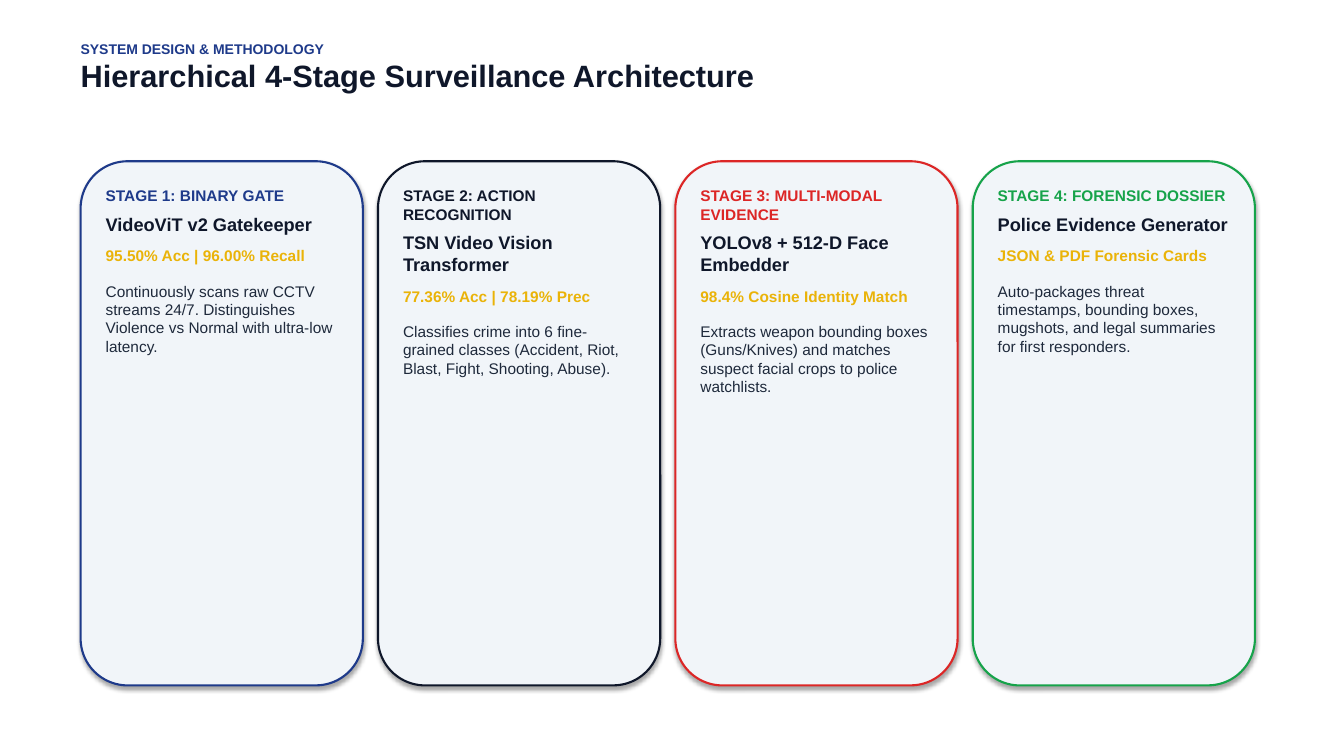
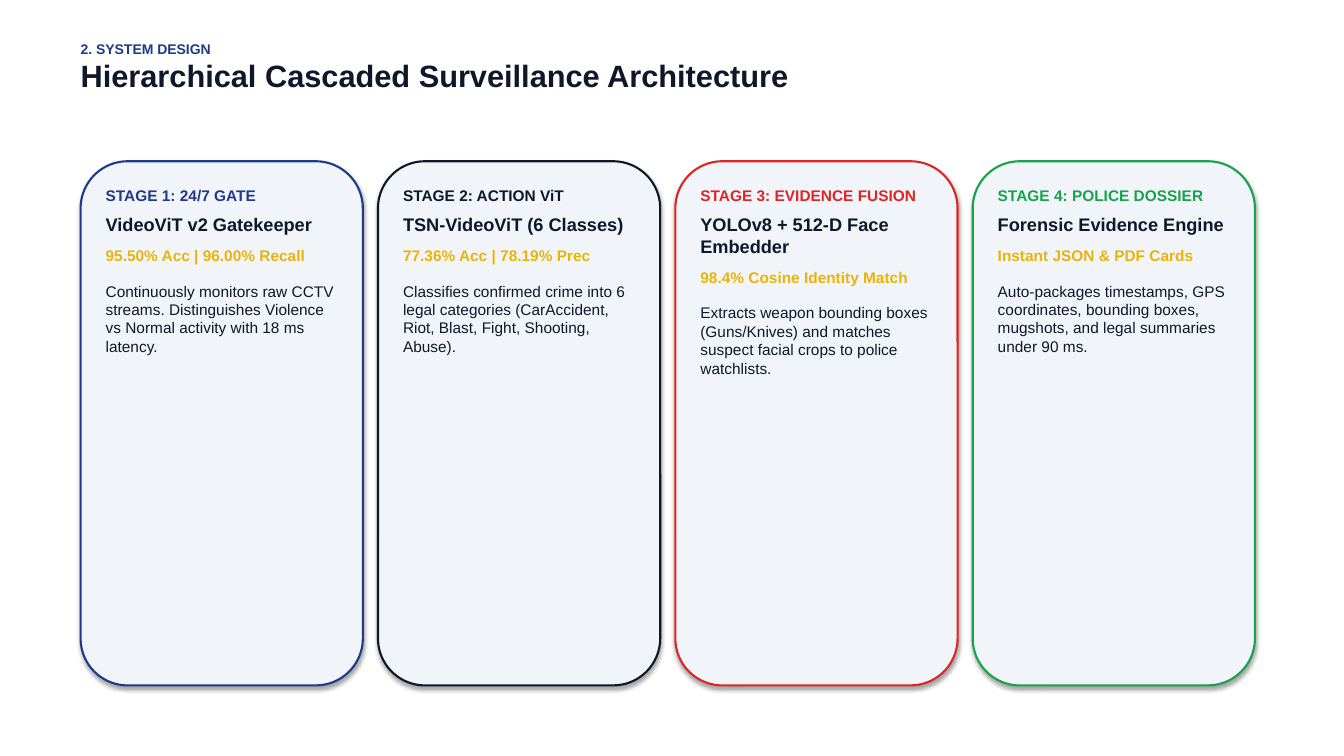
Before and after one commit to Visshu78/Realtime_Crime_detection, a slide deck: slide 3 of Crime_Detection_CCTV_Presentation.pptx. Drawn at 1344x756 pixels with LibreOffice and Linux fonts; fonts in the diff are those of the drawing. Boxes give left, top, right and bottom in pixels: in the first picture for what was removed or moved away, otherwise in the second. Text is boxed around its words. In the diff, an @@ line names an element or a change of style, - is before the commit and + after.

Commit message:
Update research presentation deck to comprehensive 14-slide faculty review format

```diff
--- a/Crime_Detection_CCTV_Presentation.pptx
+++ b/Crime_Detection_CCTV_Presentation.pptx
@@ text at [81, 44, 788, 88]: text changed @@
-SYSTEM DESIGN & METHODOLOGY
-Hierarchical 4-Stage Surveillance Architecture
+2. SYSTEM DESIGN
+Hierarchical Cascaded Surveillance Architecture
@@ text at [106, 190, 256, 202]: text changed @@
-STAGE 1: BINARY GATE
+STAGE 1: 24/7 GATE
@@ text at [403, 190, 624, 235]: text changed @@
-STAGE 2: ACTION RECOGNITION
-TSN Video Vision Transformer
+STAGE 2: ACTION ViT
+TSN-VideoViT (6 Classes)
@@ text at [700, 190, 916, 201]: text changed @@
-STAGE 3: MULTI-MODAL EVIDENCE
+STAGE 3: EVIDENCE FUSION
@@ text at [998, 190, 1225, 352]: text changed; text colour #1E293B to #0F172A @@
-STAGE 4: FORENSIC DOSSIER
-Police Evidence Generator
-JSON & PDF Forensic Cards
-Auto-packages threat timestamps, bounding boxes, mugshots, and legal summaries for first responders.
+STAGE 4: POLICE DOSSIER
+Forensic Evidence Engine
+Instant JSON & PDF Cards
+Auto-packages timestamps, GPS coordinates, bounding boxes, mugshots, and legal summaries under 90 ms.
@@ text at [106, 286, 334, 355]: text changed; text colour #1E293B to #0F172A @@
-Continuously scans raw CCTV streams 24/7. Distinguishes Violence vs Normal with ultra-low latency.
+Continuously monitors raw CCTV streams. Distinguishes Violence vs Normal activity with 18 ms latency.
@@ text at [403, 286, 625, 356]: text changed; text colour #1E293B to #0F172A @@
-Classifies crime into 6 fine-grained classes (Accident, Riot, Blast, Fight, Shooting, Abuse).
+Classifies confirmed crime into 6 legal categories (CarAccident, Riot, Blast, Fight, Shooting, Abuse).
@@ text at [700, 307, 927, 374]: text colour #1E293B to #0F172A in "Extracts weapon bounding boxes (Guns/Knives) and matches ..." @@
```
Also in this commit, not shown: 10 other slides changed, 3 slides added, 1 slide removed, 1 other file.
